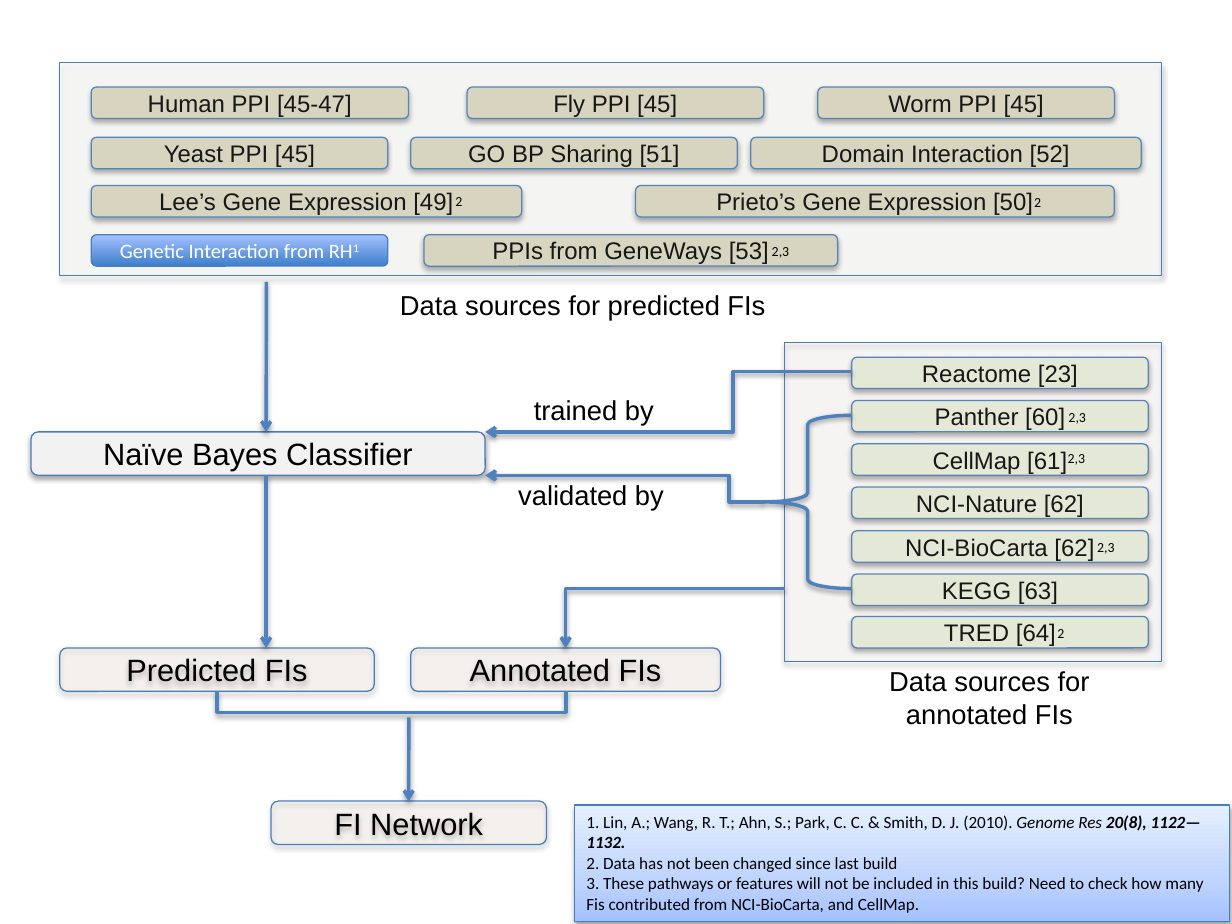
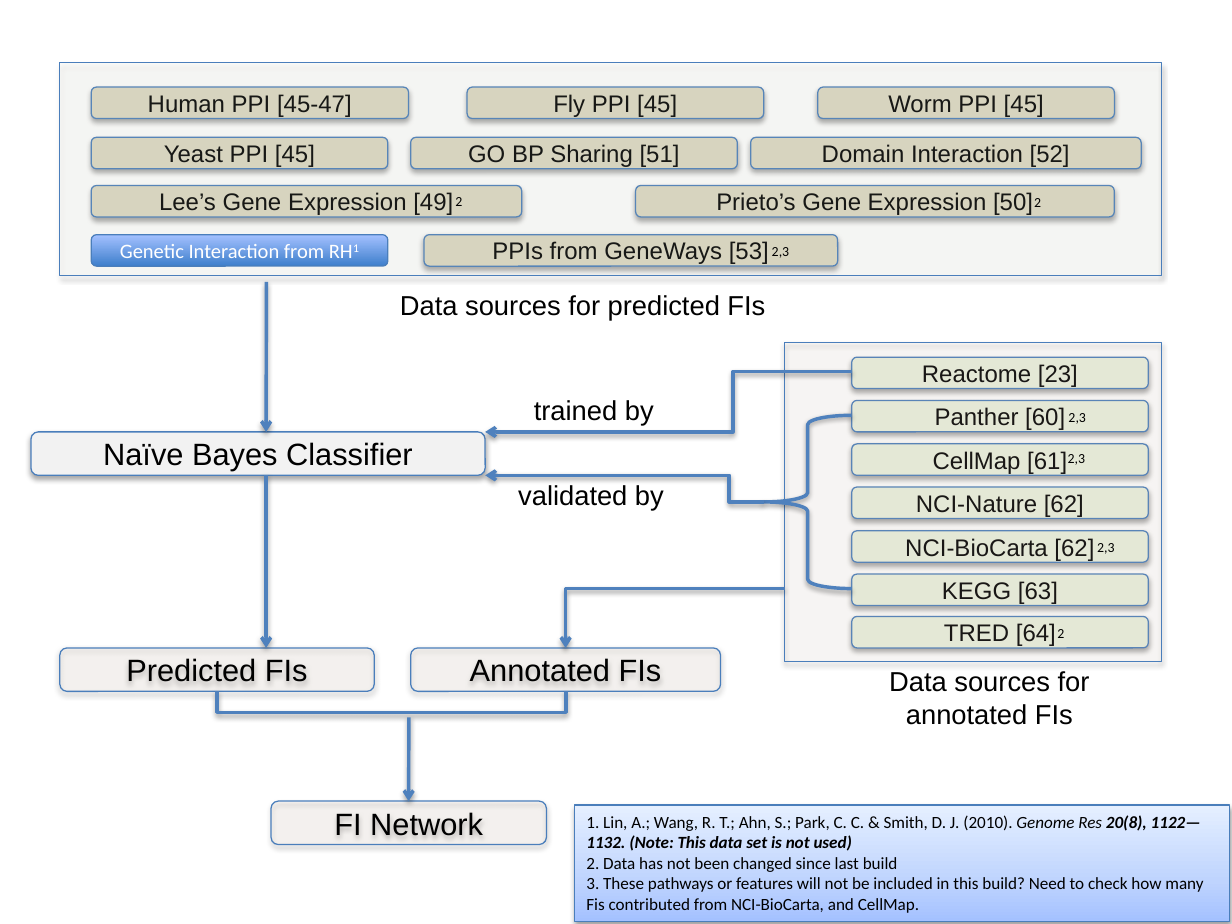
Before and after one commit to reactome/fi_network_build, a slide deck: slide 1 of doc/FIConstructionWorkFlow.pptx. Drawn at 1232x924 pixels with LibreOffice and Linux fonts; fonts in the diff are those of the drawing. Boxes give left, top, right and bottom in pixels: in the first picture for what was removed or moved away, otherwise in the second. Text is boxed around its words. In the diff, an @@ line names an element or a change of style, - is before the commit and + after.

```diff
--- a/doc/FIConstructionWorkFlow.pptx
+++ b/doc/FIConstructionWorkFlow.pptx
@@ text in rectangle at [586,815,1201,851]: text changed @@
-1. Lin, A.; Wang, R. T.; Ahn, S.; Park, C. C. & Smith, D. J. (2010). Genome Res 20(8), 1122—1132.
+1. Lin, A.; Wang, R. T.; Ahn, S.; Park, C. C. & Smith, D. J. (2010). Genome Res 20(8), 1122—1132. (Note: This data set is not used)
```
Also in this commit, not shown: 6 other files.
